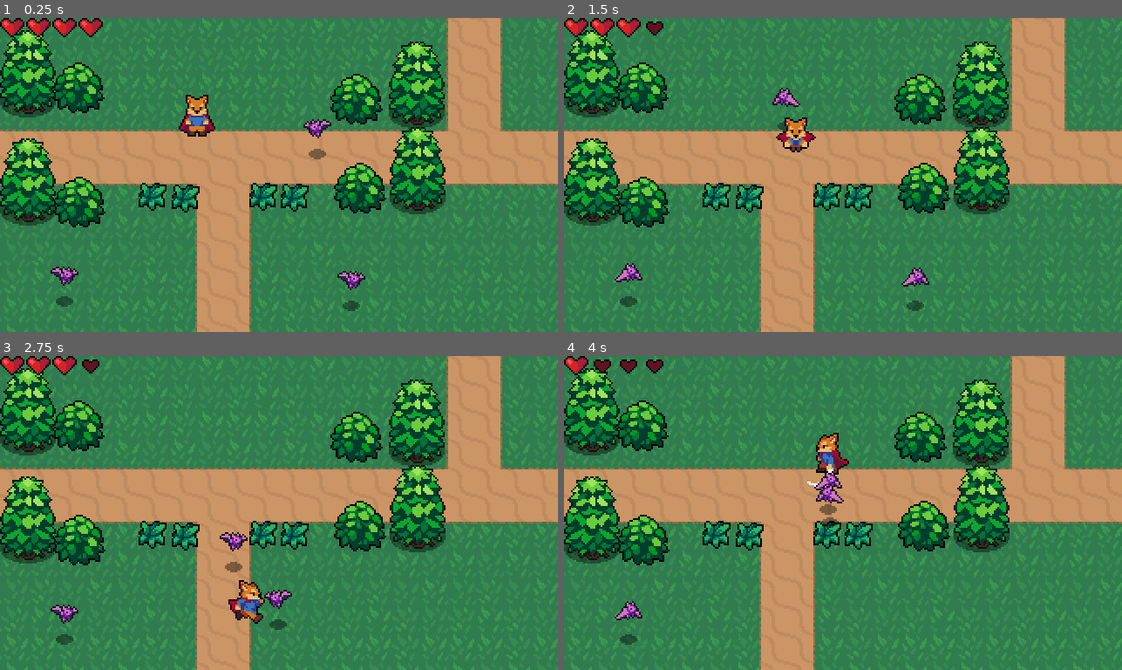
Above: before the commit, frames 1-4 (two rows, left to right).
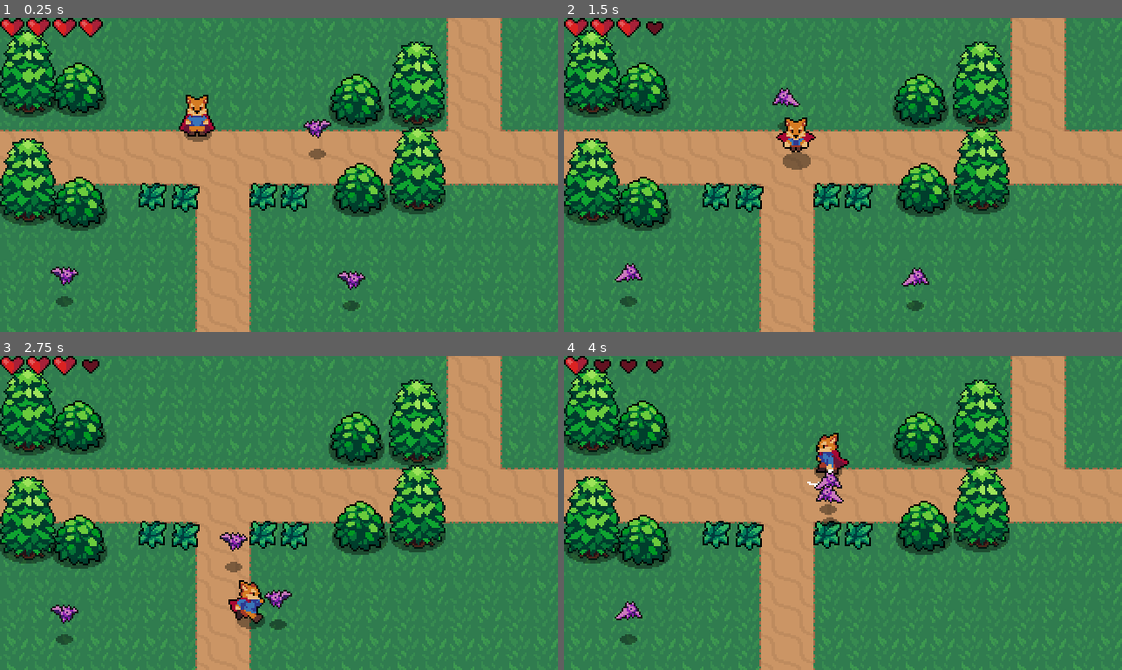
Above: after the commit, the same moments.

Repository: Firet/2d-action-rpg
Game: Godot game, scene res://World.tscn
The game is run twice, just before and just after one commit, with the same random seed, the same clock (stepped at 60 frames per second) and the same inputs.
Inputs:
- Up to frame 1 (0.25 s): no input
- Up to frame 2 (1.5 s): hold Right (ui_right) 0.53-1.28 s; tap J (attack) at 0.6 s; hold Down (ui_down) from 1.28 s (still down); tap X (roll) at 1.35 s
- Up to frame 3 (2.75 s): release Down (ui_down) at 2.03 s; hold Right (ui_right) from 2.03 s (still down); tap J (attack) at 2.1 s
- Up to frame 4 (4 s): release Right (ui_right) at 2.78 s; hold Up (ui_up) 2.78-3.53 s; tap X (roll) at 2.85 s; hold Left (ui_left) from 3.53 s (still down); tap J (attack) at 3.6 s

The runs differ from the first frame. In frame 1, 0.9% of the frame differs, in the area x 9-70%, y 23-68%; in frame 2, 1.1%; in frame 3, 1.0%; in frame 4, 0.9%.

Commit message:
Add shadows to player and bushes

Diff:
--- a/Player/Player.tscn
+++ b/Player/Player.tscn
@@ -1,10 +1,11 @@
-[gd_scene load_steps=53 format=2]
+[gd_scene load_steps=54 format=2]
 
 [ext_resource path="res://Player/Player.png" type="Texture" id=1]
 [ext_resource path="res://Player/Player.gd" type="Script" id=2]
 [ext_resource path="res://Overlap/Hitbox.tscn" type="PackedScene" id=3]
 [ext_resource path="res://Player/SwordHitbox.gd" type="Script" id=4]
 [ext_resource path="res://Overlap/Hurtbox.tscn" type="PackedScene" id=5]
+[ext_resource path="res://Shadows/MediumShadow.png" type="Texture" id=6]
 
 [sub_resource type="CapsuleShape2D" id=1]
 radius = 4.0
@@ -608,6 +609,10 @@
 [node name="Player" type="KinematicBody2D"]
 collision_layer = 2
 script = ExtResource( 2 )
+
+[node name="ShadowSprite" type="Sprite" parent="."]
+position = Vector2( 0, 2 )
+texture = ExtResource( 6 )
 
 [node name="Sprite" type="Sprite" parent="."]
 position = Vector2( 0, -9 )
--- a/World/Bush.tscn
+++ b/World/Bush.tscn
@@ -1,12 +1,17 @@
-[gd_scene load_steps=3 format=2]
+[gd_scene load_steps=4 format=2]
 
 [ext_resource path="res://World/Bush.png" type="Texture" id=1]
+[ext_resource path="res://Shadows/LargeShadow.png" type="Texture" id=2]
 
 [sub_resource type="CapsuleShape2D" id=1]
 radius = 8.34896
 height = 9.22019
 
 [node name="Bush" type="StaticBody2D"]
+
+[node name="ShadowSprite" type="Sprite" parent="."]
+position = Vector2( 0, 6.153 )
+texture = ExtResource( 2 )
 
 [node name="Sprite" type="Sprite" parent="."]
 texture = ExtResource( 1 )
